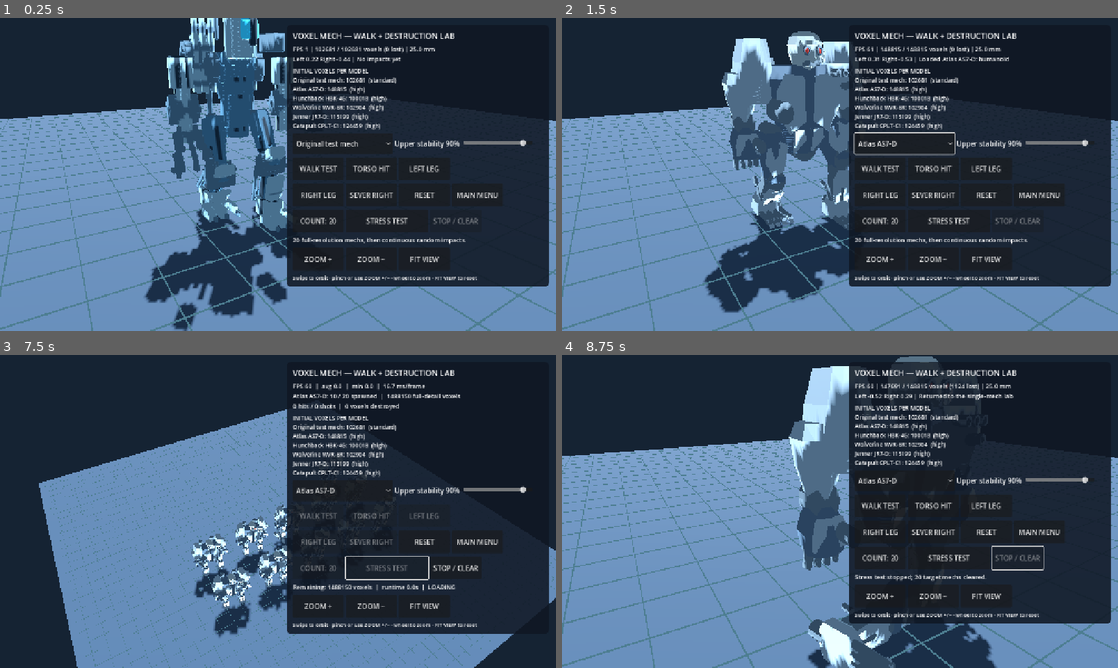
Above: before the commit, frames 1-4 (two rows, left to right).
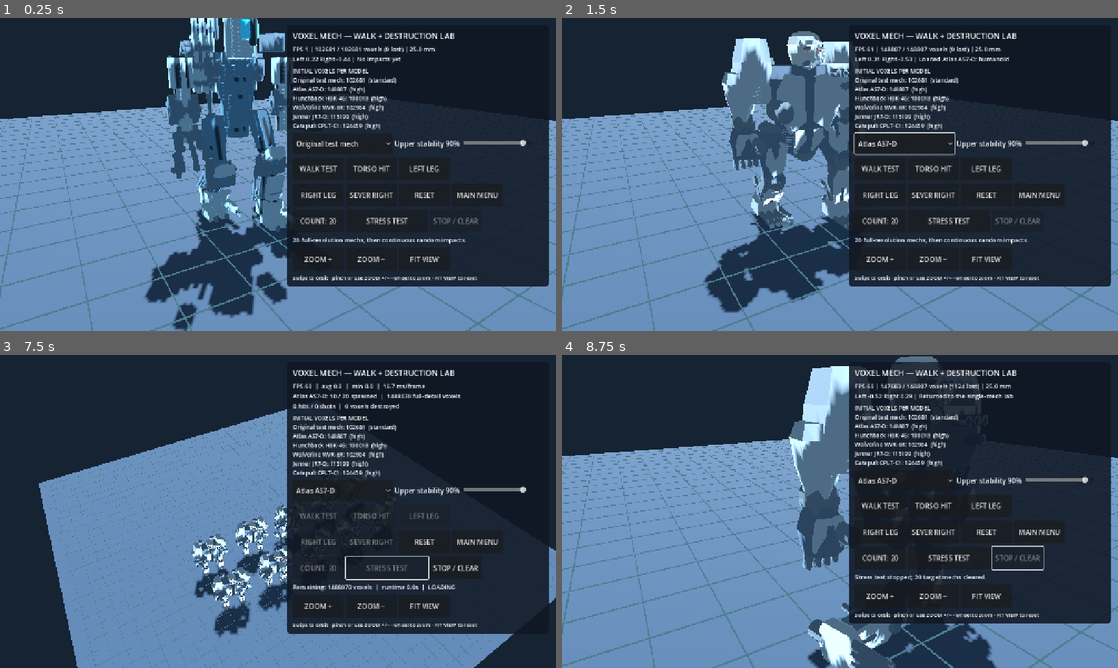
Above: after the commit, the same moments.

Repository: drag0nblad3/BtechMobile
Game: Godot game, scene res://scenes/voxel_mech_lab.tscn
The game is run twice, just before and just after one commit, with the same random seed, the same clock (stepped at 60 frames per second) and the same inputs. This scene is started directly instead of the project's main scene.
Inputs:
- Up to frame 1 (0.25 s): no input
- Up to frame 2 (1.5 s): click "Original test mech" at 0.5 s; click "WALK TEST" at 1.25 s
- Up to frame 3 (7.5 s): click "Atlas AS7-D" at 2 s; click "TORSO HIT" at 2.75 s; click "LEFT LEG" at 3.5 s; click "RIGHT LEG" at 4.25 s; click "SEVER RIGHT" at 5 s; click "COUNT: 20" at 5.75 s; click "COUNT: 60" at 6.5 s; click "STRESS TEST" at 7.25 s
- Up to frame 4 (8.75 s): click "STOP / CLEAR" at 8 s

The runs differ from the first frame. In frame 1, less than 0.1% of the frame differs, in the area x 61-63%, y 22-24%; in frame 2, 0.1%, in the area x 43-66%, y 8-89%; in frame 3, less than 0.1%; in frame 4, less than 0.1%.

Commit message:
Replace circular robot eyes with authored angular skull eye slits, actual subtractive sockets and inset glass

Diff:
--- a/src/view/units/atlas_source_mesh.gd
+++ b/src/view/units/atlas_source_mesh.gd
@@ -249,13 +249,33 @@
 		Vector3(-3.0, 9.1, -7.8), Vector3(-2.6, 9.8, -7.6),
 		Vector3(2.6, 9.8, -7.6), Vector3(3.0, 9.1, -7.8)
 	], 0.9, 6)
+	# Narrow slanted eye SLITS, not circular googly-eye bezels. They
+	# are independently authored 3D concavities with low inset red glass.
 	for x in [-1.65, 1.55]:
-		_round_tube(out, "recessed-eye-socket", x, 8.15,
-				-8.6, -6.0, 0.65, 1, 1)
-		_hollow_tube(out, "slender-socket-bezel", x, 8.15,
-				-8.45, -7.6, 0.78, 0.48, 8, 2)
-		_round_tube(out, "recessed-red-eye", x, 8.15,
-				-8.15, -7.4, 0.40, 7, 2)
+		_plate(out, "eye-socket-cut", [
+			Vector3(x - 0.75, 8.04, -8.70),
+			Vector3(x - 0.64, 8.59, -8.70),
+			Vector3(x + 0.62, 8.47, -8.70),
+			Vector3(x + 0.75, 8.10, -8.70)
+		], 2.55, 1, 1)
+		_plate(out, "inset-red-eye-slit", [
+			Vector3(x - 0.58, 8.15, -8.06),
+			Vector3(x - 0.47, 8.44, -8.06),
+			Vector3(x + 0.45, 8.36, -8.06),
+			Vector3(x + 0.57, 8.17, -8.06)
+		], 0.68, 7, 2)
+		_plate(out, "brow-above-socket", [
+			Vector3(x - 0.91, 8.46, -8.47),
+			Vector3(x - 0.78, 8.82, -8.47),
+			Vector3(x + 0.72, 8.68, -8.47),
+			Vector3(x + 0.89, 8.36, -8.47)
+		], 0.31, 8, 2)
+		_plate(out, "lower-socket-rim", [
+			Vector3(x - 0.81, 7.88, -8.43),
+			Vector3(x + 0.78, 7.94, -8.43),
+			Vector3(x + 0.72, 8.10, -8.43),
+			Vector3(x - 0.77, 8.04, -8.43)
+		], 0.30, 8, 2)
 	for x in [-2.8, 2.4]:
 		_plate(out, "skull-cheek", [
 			Vector3(x - 0.7, 6.4, -7.5), Vector3(x - 0.3, 8.0, -8.0),
